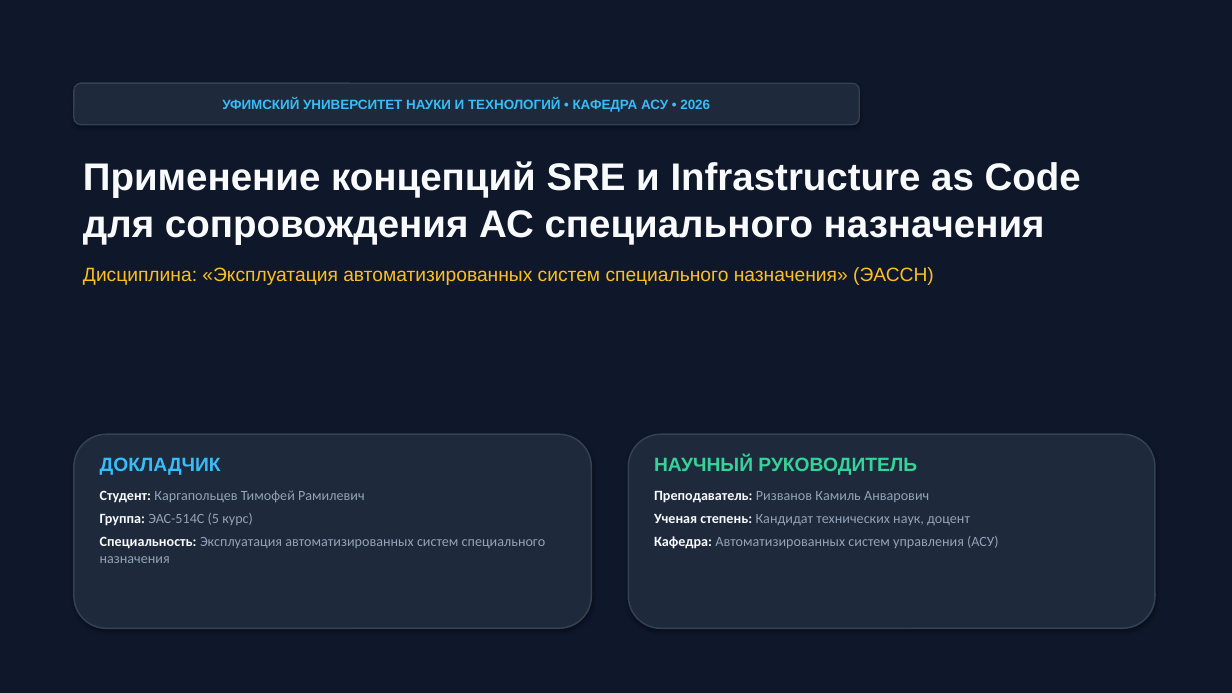
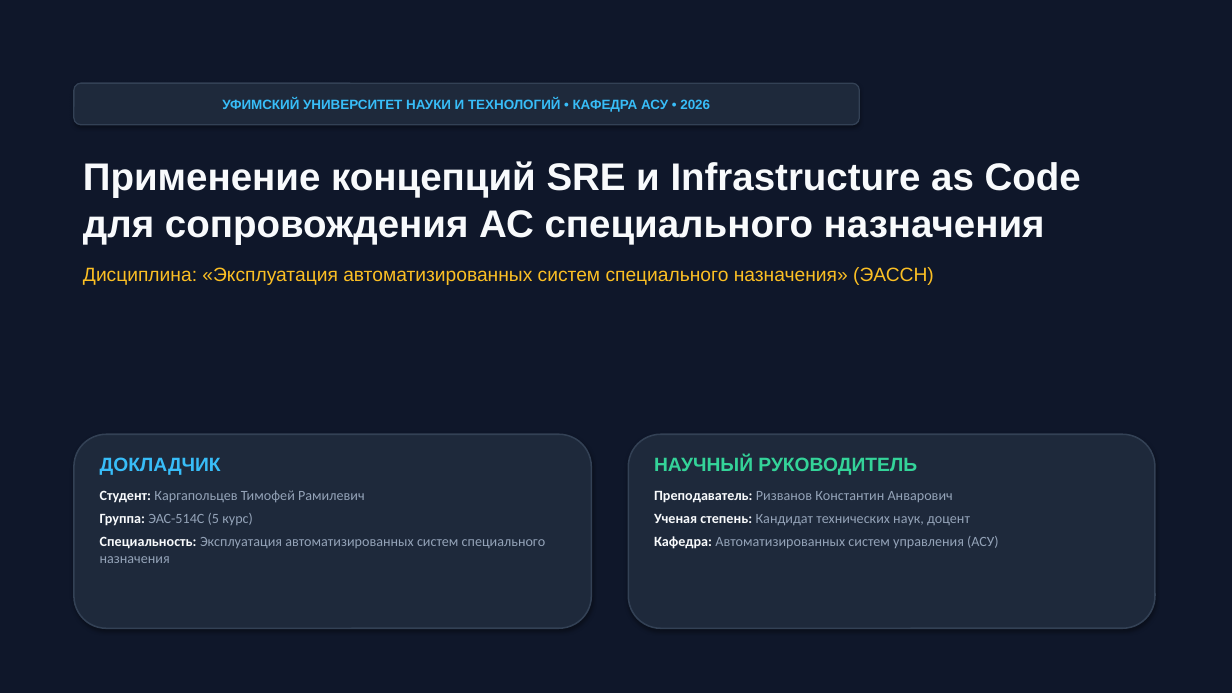
Before and after one commit to kargtx/stage5, a slide deck: slide 1 of Доклад_SRE_IaC_в_АССН/SRE_и_IaC_в_АССН_Презентация.pptx. Drawn at 1232x693 pixels with LibreOffice and Linux fonts; fonts in the diff are those of the drawing. Boxes give left, top, right and bottom in pixels: in the first picture for what was removed or moved away, otherwise in the second. Text is boxed around its words. In the diff, an @@ line names an element or a change of style, - is before the commit and + after.

Commit message:
fix(ЭАССН): актуализация докладчиков и ФИО преподавателя
- ГИС «Оператор»: докладчик Гарифуллин Карим Рамилевич (гр. ЭАС-514С)
- EAM «ТРИМ»: докладчик Гайнанов Данил Ильдарович (гр. ЭАС-514С)
- Преподаватель во всех докладах: к.т.н., доцент Ризванов Константин Анварович
- Перегенерированы файлы DOCX, PPTX и обновлены тексты защитной речи

```diff
--- a/Доклад_SRE_IaC_в_АССН/SRE_и_IaC_в_АССН_Презентация.pptx
+++ b/Доклад_SRE_IaC_в_АССН/SRE_и_IaC_в_АССН_Презентация.pptx
@@ text at (x1=654, y1=491, x2=953, y2=503): text changed @@
-Преподаватель: Ризванов Камиль Анварович
+Преподаватель: Ризванов Константин Анварович
```
Also in this commit, not shown: 31 other files.
